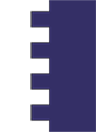
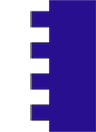
Two versions of the same layered image (w=96, h=132). Layer-by-layer changes:
painted on "Layer 3" over [30, 0, 96, 132]
